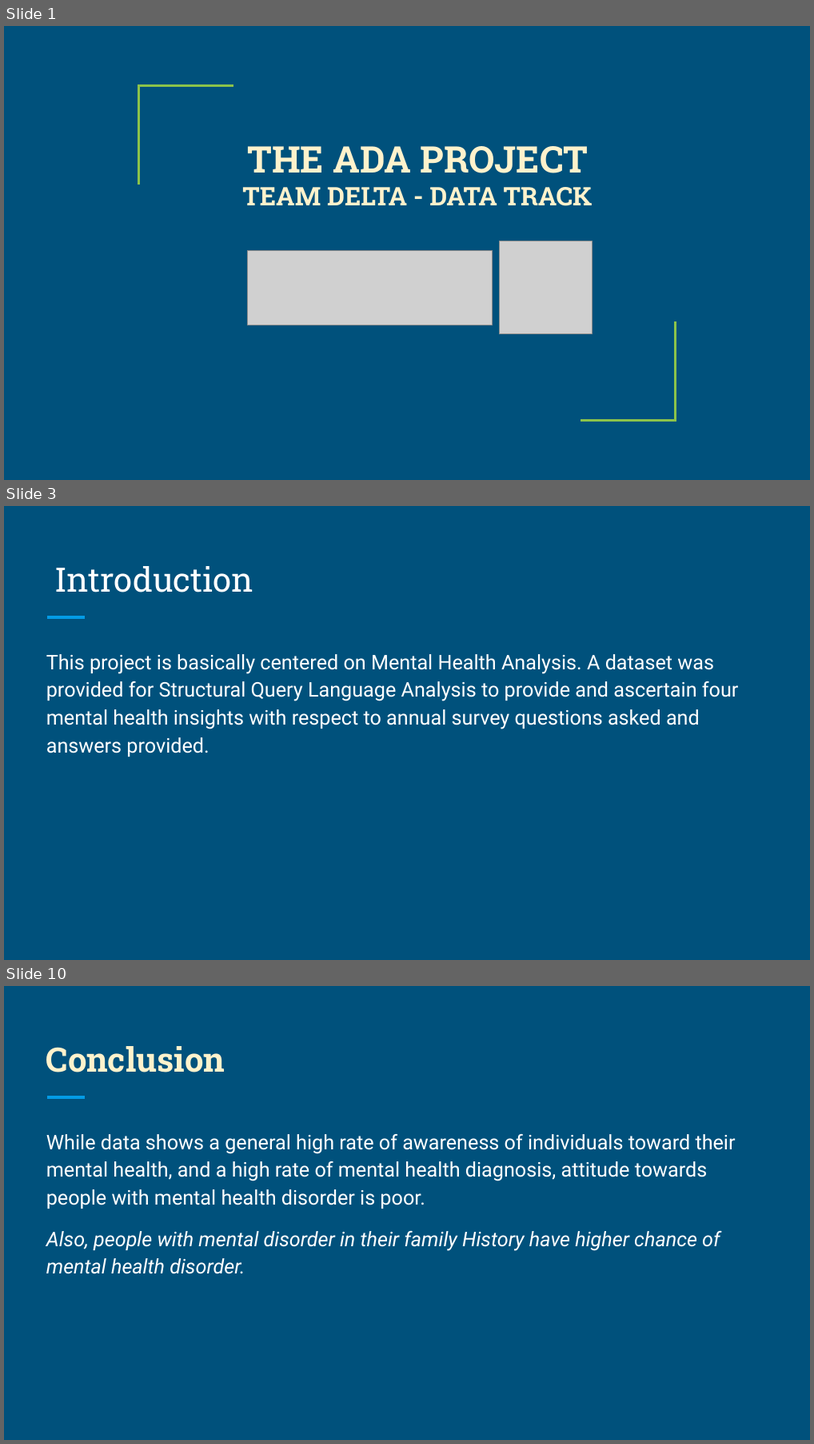
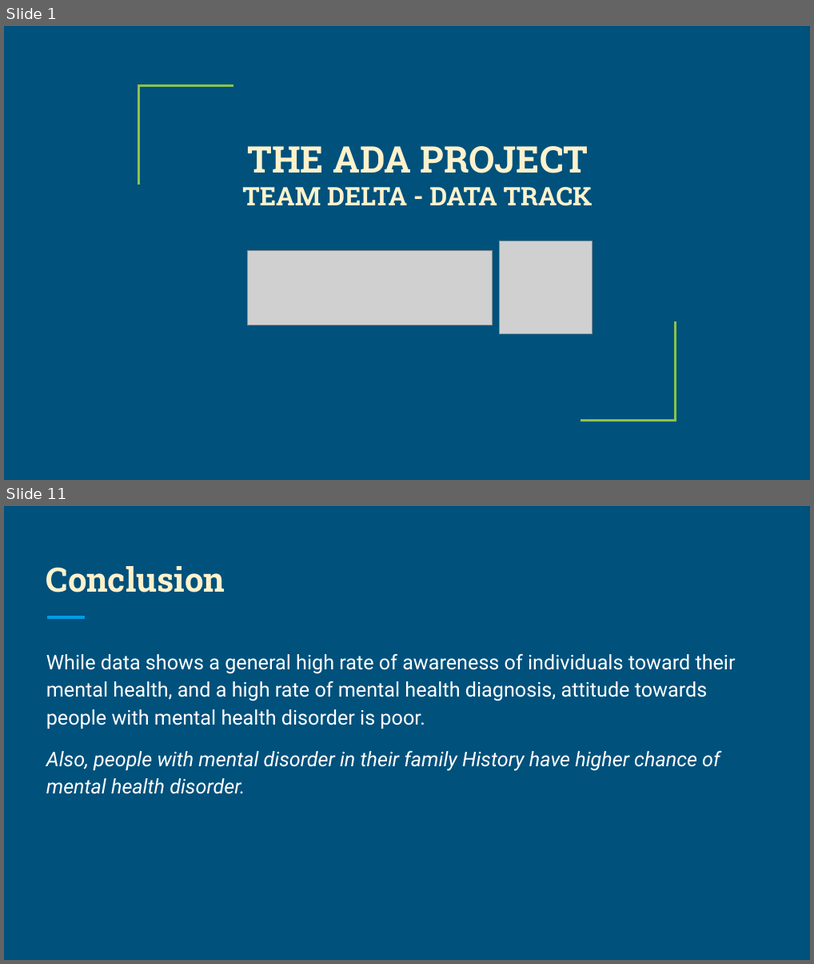
Before and after one commit to Mikingsley02/Delta-Team, a slide deck: THE ADA PROJECT TEAM DELTA - DATA TRACK.pptx. Shown one above the other, each under a label of ours: slides 1, 3 and 10 before the commit, slides 1 and 11 after it; the slides between them are not shown. The pictures are 814x1444 and 814x964 pixels, drawn with LibreOffice and Linux fonts; fonts in the diff are those of the drawing; grey boxes stand for pictures. Boxes give left, top, right and bottom in pixels: in the first picture for what was removed or moved away, otherwise in the second. Text is boxed around its words. In the diff, an @@ line names an element or a change of style, - is before the commit and + after.

```diff
--- a/THE ADA PROJECT TEAM DELTA - DATA TRACK.pptx
+++ b/THE ADA PROJECT TEAM DELTA - DATA TRACK.pptx
@@ slide 3 removed at bbox=[4, 506, 810, 960], background #00517C; not listed: 1 template element that a slide beside it also shows @@
@@ title removed at bbox=[54, 566, 254, 592] @@
-Introduction
@@ text removed at bbox=[46, 654, 739, 756] @@
-This project is basically centered on Mental Health Analysis. A dataset was provided for Structural Query Language Analysis to provide and ascertain four mental health insights with respect to annual survey questions asked and answers provided.
@@ what was slide 10 is now slide 11 @@
```
Also in this commit, not shown: 6 slides changed, 3 slides added, 1 other slide removed.
